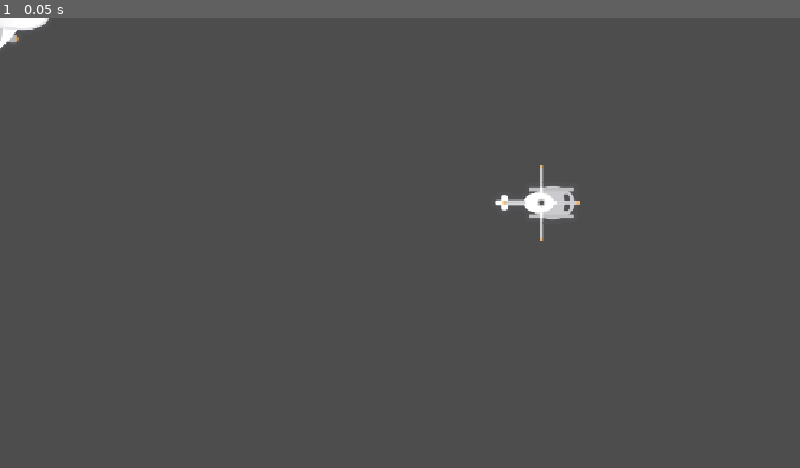
Above: before the commit, frame 1.
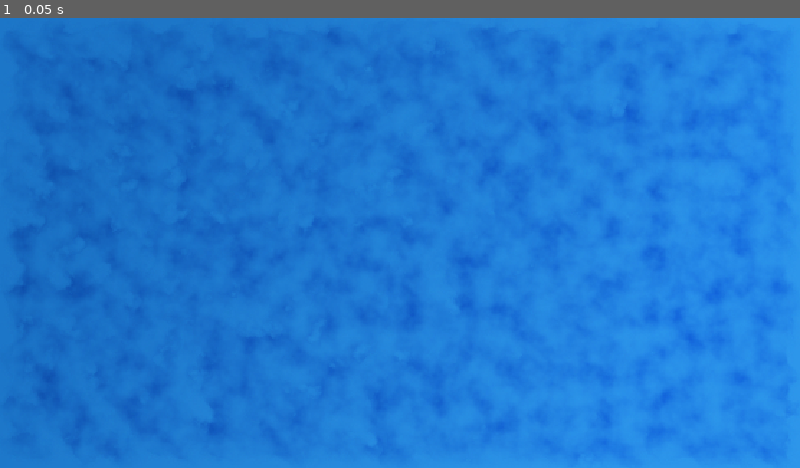
Above: after the commit, the same moment.

Repository: MohebYarahmadi/Godot_JumpStart_Projects
Game: Godot game, scene res://scenes/ocean/Ocean.tscn
Two runs of this game, one before a commit and one after it. Both use one fixed random seed, a clock stepped at 60 frames per second and the inputs below.
Inputs:
- Up to frame 1 (0.05 s): no input

The runs differ from the first frame. In frame 1, 100% of the frame differs, in the area x 0-100%, y 0-100%.

Commit message:
Foundation 07 done

Diff:
--- a/project.godot
+++ b/project.godot
@@ -27,6 +27,13 @@
 naming/scene_name_casing=1
 naming/script_name_casing=4
 
+[file_customization]
+
+folder_colors={
+"res://assets/": "blue",
+"res://scenes/": "purple"
+}
+
 [rendering]
 
 renderer/rendering_method="mobile"
--- a/scenes/ocean/Ocean.tscn
+++ b/scenes/ocean/Ocean.tscn
@@ -1,13 +1,27 @@
-[gd_scene load_steps=3 format=3 uid="uid://bnn5l8xe2ecuk"]
+[gd_scene load_steps=5 format=3 uid="uid://bnn5l8xe2ecuk"]
 
 [ext_resource type="Texture2D" uid="uid://dkdbpc1yyf8t0" path="res://assets/Plane.png" id="1_npita"]
 [ext_resource type="Texture2D" uid="uid://cnux5q72k1xpt" path="res://assets/Helicopter.png" id="2_i4j2t"]
+[ext_resource type="Texture2D" uid="uid://bhyh7ilv88ppi" path="res://assets/Carrier.png" id="3_2ucyk"]
+[ext_resource type="Texture2D" uid="uid://1c2vpfh31x0r" path="res://assets/Water.png" id="4_y20wh"]
 
 [node name="ocean" type="Node"]
 
-[node name="sprite2d" type="Sprite2D" parent="."]
+[node name="plane" type="Sprite2D" parent="."]
+position = Vector2(625, 265)
+scale = Vector2(0.5, 0.5)
 texture = ExtResource("1_npita")
 
 [node name="helicopter" type="Sprite2D" parent="."]
-position = Vector2(771, 266)
+position = Vector2(656, 466)
+scale = Vector2(0.5, 0.5)
 texture = ExtResource("2_i4j2t")
+
+[node name="carrier" type="Sprite2D" parent="."]
+position = Vector2(677.99994, 333.00006)
+rotation = -0.36651915
+texture = ExtResource("3_2ucyk")
+
+[node name="water" type="Sprite2D" parent="."]
+texture = ExtResource("4_y20wh")
+centered = false
